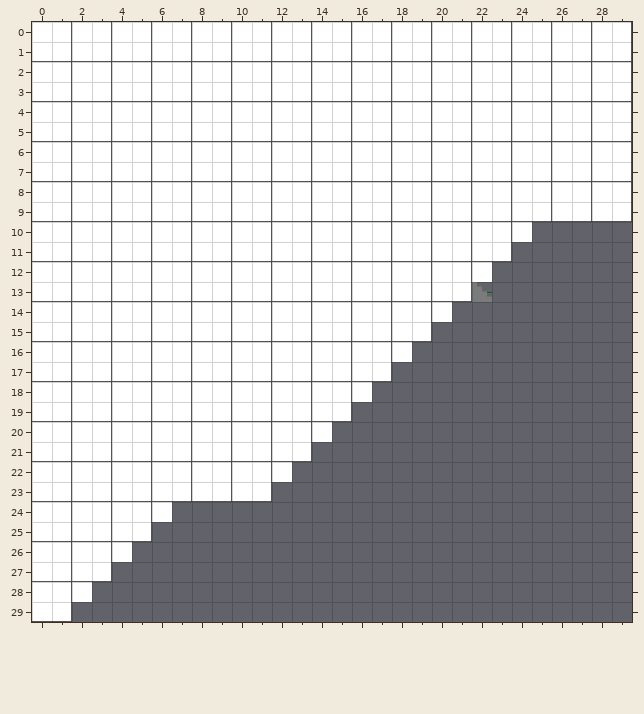
Tiled map (JSON), stored at assets/maps/race.json. Above is the file before it was changed.
Cells are 32x32 px. Shown: x 0..29, y 0..29.
After:
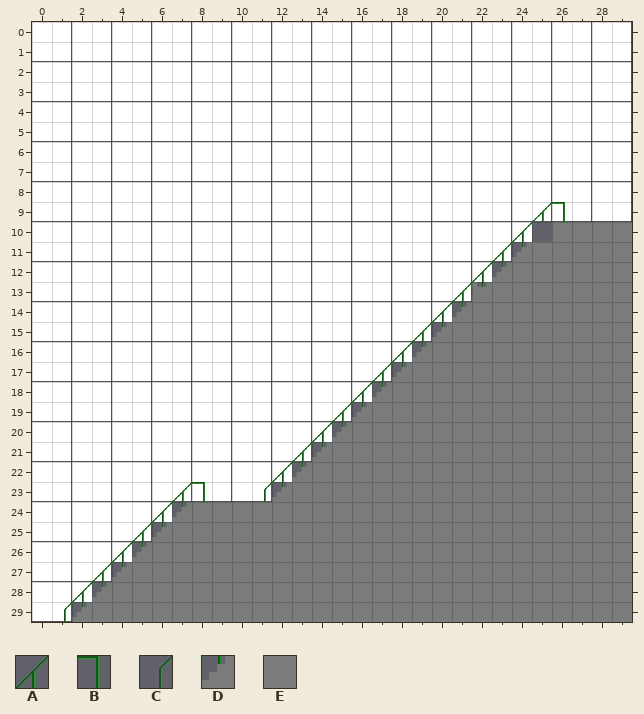
Key: from "stairs": A 10, B 11, C 13, D 14, E 15.
_ is an empty cell.
Tiles of an added or newly shown layer are drawn over the layers below it.
Message: trying to get map going
Diff:
Layer "stairs" (now shown):
y 9: x 25..26 __ -> AB
y 10: x 24 _ -> A; x 26..29 ____ -> EEEE
y 11: x 23..29 _______ -> ADEEEEE
y 12: x 22..29 ________ -> ADEEEEEE
y 13: x 21..29 _________ -> ADEEEEEEE
y 14: x 20..29 __________ -> ADEEEEEEEE
y 15: x 19..29 ___________ -> ADEEEEEEEEE
y 16: x 18..29 ____________ -> ADEEEEEEEEEE
y 17: x 17..29 _____________ -> ADEEEEEEEEEEE
y 18: x 16..29 ______________ -> ADEEEEEEEEEEEE
y 19: x 15..29 _______________ -> ADEEEEEEEEEEEEE
y 20: x 14..29 ________________ -> ADEEEEEEEEEEEEEE
y 21: x 13..29 _________________ -> ADEEEEEEEEEEEEEEE
y 22: x 12..29 __________________ -> ADEEEEEEEEEEEEEEEE
y 23: x 7..8 __ -> AB; x 11..29 ___________________ -> CDEEEEEEEEEEEEEEEEE
y 24: x 6..29 ________________________ -> ADEEEEEEEEEEEEEEEEEEEEEE
y 25: x 5..29 _________________________ -> ADEEEEEEEEEEEEEEEEEEEEEEE
y 26: x 4..29 __________________________ -> ADEEEEEEEEEEEEEEEEEEEEEEEE
y 27: x 3..29 ___________________________ -> ADEEEEEEEEEEEEEEEEEEEEEEEEE
y 28: x 2..29 ____________________________ -> ADEEEEEEEEEEEEEEEEEEEEEEEEEE
y 29: x 1..29 _____________________________ -> CDEEEEEEEEEEEEEEEEEEEEEEEEEEE
Where, in picture pixels (left, top, right, bottom), the same in both pictures:
added: (64, 202, 632, 622)
